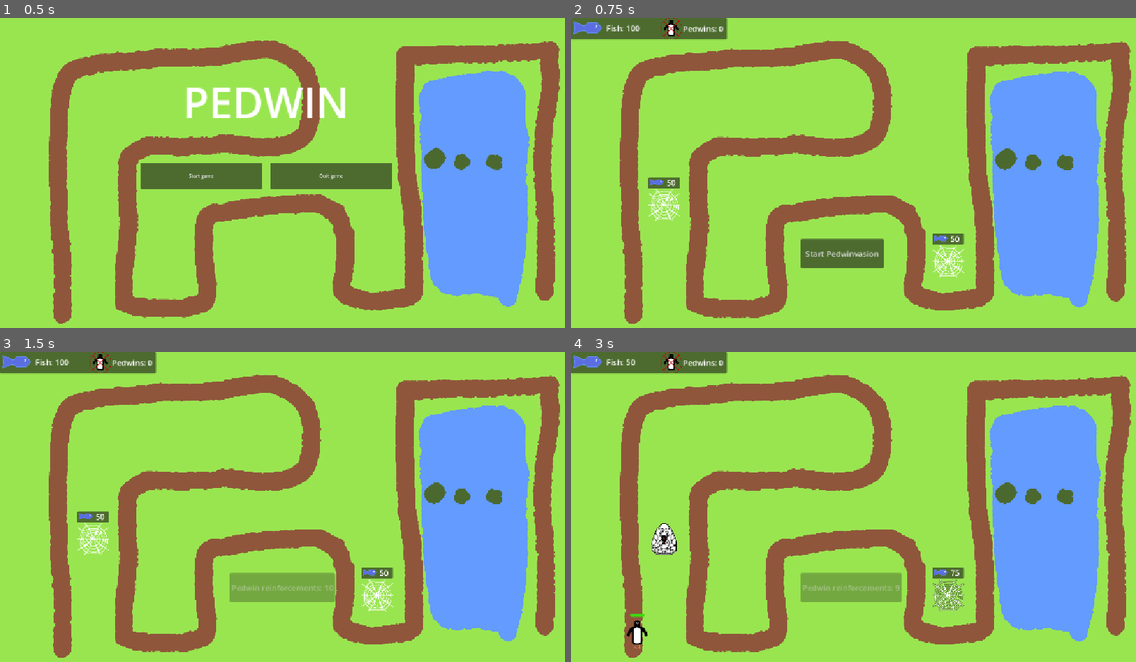
Above: before the commit, frames 1-4 (two rows, left to right).
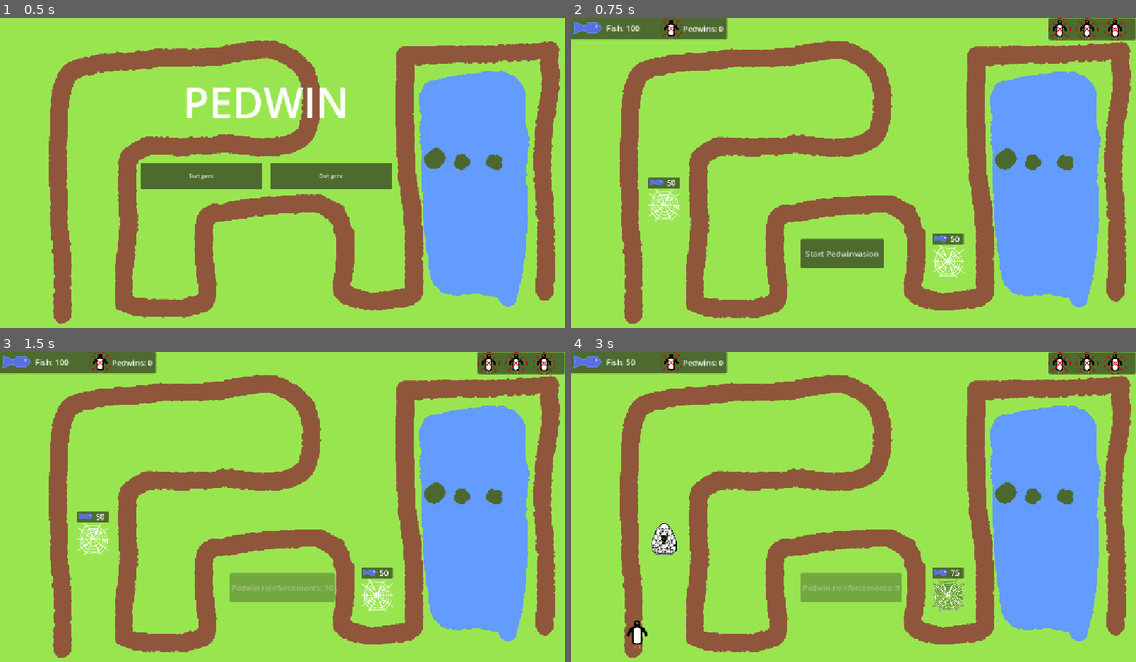
Above: after the commit, the same moments.

Repository: CrimsonCloak/pedwin
Game: Godot game, scene res://Scenes/menu.tscn
Same seed, same stepped clock (60 frames per second), same inputs: the game is played once before the commit and once after it.
Inputs (mouse positions are in pixels of both pictures, inside the frame that each line leads up to):
- Up to frame 1 (0.5 s): no input
- Up to frame 2 (0.75 s): click "Start game" at 0.5 s
- Up to frame 3 (1.5 s): click "Start Pedwinvasion" at 1.25 s
- Up to frame 4 (3 s): tap Enter at 2 s; move the mouse to (661, 538) at 2.02 s; click (661, 538) at 2.17 s; tap Space at 2.75 s; move the mouse to (949, 593) at 2.77 s; click (949, 593) at 2.92 s

Frame 1 is identical in both runs. In frame 2, 1.1% of the frame differs, in the area x 84-100%, y 0-8%; in frame 3, 1.1%; in frame 4, 1.2%, in the area x 10-100%, y 0-86%.

Commit message:
Add basic functionality for life

Diff:
--- a/Scenes/UI/level_hud.tscn
+++ b/Scenes/UI/level_hud.tscn
@@ -13,24 +13,24 @@
 
 [node name="CanvasLayer" type="CanvasLayer" parent="." unique_id=1348117619]
 
-[node name="UI_top_bar" type="Panel" parent="CanvasLayer" unique_id=1940588474]
+[node name="UI_top_bar_currency" type="Panel" parent="CanvasLayer" unique_id=1940588474]
 offset_right = 318.0
 offset_bottom = 44.0
 
-[node name="FishCounterVisual" type="TextureRect" parent="CanvasLayer/UI_top_bar" unique_id=1728428852]
+[node name="FishCounterVisual" type="TextureRect" parent="CanvasLayer/UI_top_bar_currency" unique_id=1728428852]
 layout_mode = 0
 offset_right = 64.00006
 offset_bottom = 40.0
 texture = ExtResource("1_w7e8c")
 
-[node name="FishCounterText" type="Label" parent="CanvasLayer/UI_top_bar" unique_id=502019757]
+[node name="FishCounterText" type="Label" parent="CanvasLayer/UI_top_bar_currency" unique_id=502019757]
 layout_mode = 0
 offset_left = 72.0
 offset_top = 9.0
 offset_right = 128.0
 offset_bottom = 32.0
 
-[node name="PedwinRemainingCounterVisual" type="TextureRect" parent="CanvasLayer/UI_top_bar" unique_id=237885755]
+[node name="PedwinRemainingCounterVisual" type="TextureRect" parent="CanvasLayer/UI_top_bar_currency" unique_id=237885755]
 layout_mode = 0
 offset_left = 182.0
 offset_right = 246.00006
@@ -38,9 +38,49 @@
 scale = Vector2(0.695, 0.695)
 texture = ExtResource("2_i15ox")
 
-[node name="PedwinRemainingCounterText" type="Label" parent="CanvasLayer/UI_top_bar" unique_id=560213748]
+[node name="PedwinRemainingCounterText" type="Label" parent="CanvasLayer/UI_top_bar_currency" unique_id=560213748]
 layout_mode = 0
 offset_left = 228.0
 offset_top = 10.0
 offset_right = 284.0
 offset_bottom = 33.0
+
+[node name="UI_pedwin_royalty" type="Panel" parent="CanvasLayer" unique_id=2127763406]
+anchors_preset = 1
+anchor_left = 1.0
+anchor_right = 1.0
+offset_left = -178.0
+offset_top = 1.0
+offset_right = -1.0
+offset_bottom = 45.0
+grow_horizontal = 0
+
+[node name="PedwinRoyalty1" type="TextureRect" parent="CanvasLayer/UI_pedwin_royalty" unique_id=2098641428]
+layout_mode = 1
+offset_right = 64.00006
+offset_bottom = 64.0
+scale = Vector2(0.695, 0.695)
+texture = ExtResource("2_i15ox")
+
+[node name="PedwinRoyalty2" type="TextureRect" parent="CanvasLayer/UI_pedwin_royalty" unique_id=1353460825]
+layout_mode = 1
+anchors_preset = 5
+anchor_left = 0.5
+anchor_right = 0.5
+offset_left = -32.00003
+offset_right = 32.00003
+offset_bottom = 64.0
+grow_horizontal = 2
+scale = Vector2(0.695, 0.695)
+texture = ExtResource("2_i15ox")
+
+[node name="PedwinRoyalty3" type="TextureRect" parent="CanvasLayer/UI_pedwin_royalty" unique_id=1927229123]
+layout_mode = 1
+anchors_preset = 1
+anchor_left = 1.0
+anchor_right = 1.0
+offset_left = -64.00006
+offset_bottom = 64.0
+grow_horizontal = 0
+scale = Vector2(0.695, 0.695)
+texture = ExtResource("2_i15ox")
--- a/Scenes/pedwin.tscn
+++ b/Scenes/pedwin.tscn
@@ -21,8 +21,6 @@
 offset_right = 16.0
 offset_bottom = -34.0
 pivot_offset = Vector2(-446, -8)
-max_value = 2.0
-value = 2.0
 texture_progress = ExtResource("3_ovojk")
 
 [node name="Area2D" type="Area2D" parent="." unique_id=2031673272]
--- a/Scripts/game_manager.gd
+++ b/Scripts/game_manager.gd
@@ -4,6 +4,7 @@
 @export var pedwins_killed: int = 0
 @export var pedwins_per_wave: int = 10
 @export var fish_cost_tower: int = 50
+var royalty_total: int = 3
 # Called when the node enters the scene tree for the first time.
 var levelhud
 func _ready() -> void:
@@ -18,6 +19,7 @@
 func count_alive_pedwins():
 	pedwins_alive = get_node("../Path2D").get_child_count()
 	set_pedwin_text(pedwins_alive)
+
 # Functions that write or update UI elements
 
 func set_fish_text(amount: int):
@@ -28,6 +30,13 @@
 	var pedwin_counter = levelhud.find_child("PedwinRemainingCounterText")
 	pedwin_counter.text = "Pedwins: %d" % pedwins_killed
 
+func lose_life():
+	var royalty_healthbar = levelhud.find_child("UI_pedwin_royalty")
+	royalty_healthbar.get_child(0).queue_free()
+	royalty_total -= 1
+	if royalty_total == 0:
+		get_tree().paused = true
+
 # Functions that edit values for game
 
 func gain_fish(amount: int):
--- a/Scripts/pedwin.gd
+++ b/Scripts/pedwin.gd
@@ -1,12 +1,13 @@
 extends PathFollow2D
 @export var speed: float = 100.0
-@export var max_health: int = 2
+@export var max_health: int = 3
 @export var health: int
 @export var fish_value: int = 10
 @export var game_manager = Node2D
 # Called when the node enters the scene tree for the first time.
 func _ready() -> void:
 	health = max_health
+	$healthBar.max_value = max_health
 	game_manager = get_node("/root/Game/GameManager")
 
 #func _input(event):
@@ -19,6 +20,7 @@
 func _process(delta: float) -> void:
 	progress += delta * speed
 	if progress_ratio >= 1.0:
+		game_manager.lose_life()
 		queue_free()
 
 func take_damage(damage: int) -> void:
